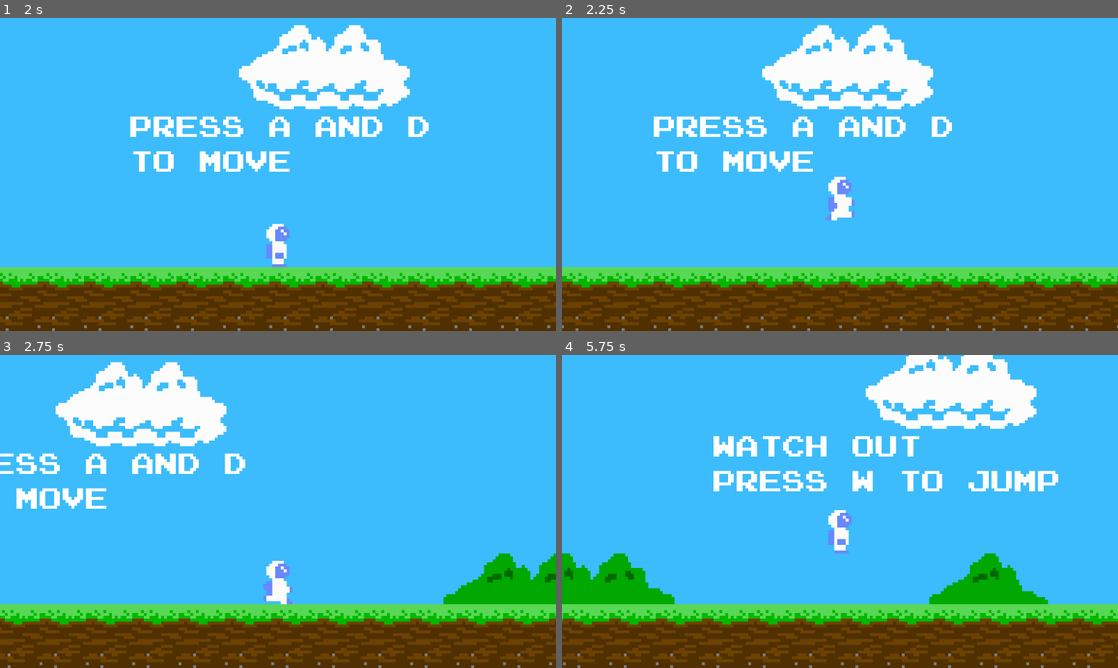
Above: before the commit, frames 1-4 (two rows, left to right).
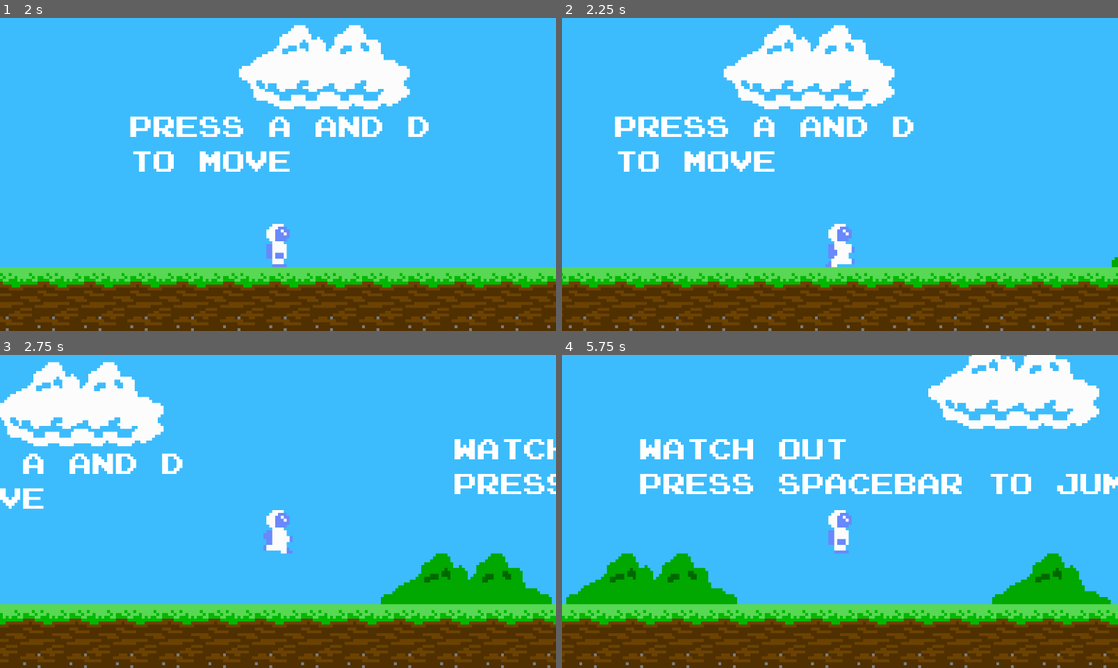
Above: after the commit, the same moments.

Repository: Dexter-Goater/game
Game: Godot game, scene res://main_menu.tscn
Two runs of this game, one before a commit and one after it. Both use one fixed random seed, a clock stepped at 60 frames per second and the inputs below.
Inputs (mouse positions are in pixels of both pictures, inside the frame that each line leads up to):
- Up to frame 1 (2 s): click "play" at 0.5 s; click (38, 64) at 1.25 s
- Up to frame 2 (2.25 s): tap A at 2 s; hold Right (ui_right) from 2.03 s (still down); tap W (dash, bound only after the commit) at 2.1 s
- Up to frame 3 (2.75 s): keep holding Right (ui_right); tap Enter (ui_accept) at 2.27 s
- Up to frame 4 (5.75 s): tap A every 0.75 s from 2.75 to 5 s; tap Space (dash, bound only before the commit) at 2.85, 4.35 s; tap Enter (ui_accept) at 3.02, 4.52, 5.27 s; release Right (ui_right) at 3.53 s; hold Left (ui_left) 3.53-4.28 s; tap W (dash, bound only after the commit) at 3.6, 5.1 s; hold Right (ui_right) from 4.28 s (still down)

Frame 1 is identical in both runs. In frame 2, 15% of the frame differs, in the area x 0-100%, y 2-100%; in frame 3, 21%; in frame 4, 24%, in the area x 0-100%, y 0-100%.

Commit message:
Made the shop Ui work changed keybinds

Diff:
--- a/game.tscn
+++ b/game.tscn
@@ -76,12 +76,12 @@
 [node name="Label2" type="Label" parent="text"]
 z_index = -10
 layout_mode = 0
-offset_left = 242.0
-offset_top = 53.0
-offset_right = 362.0
-offset_bottom = 74.0
+offset_left = 195.0
+offset_top = 54.0
+offset_right = 371.0
+offset_bottom = 75.0
 text = "watch out
-press w to jump"
+press spacebar to jump"
 
 [node name="Label3" type="Label" parent="text"]
 layout_mode = 0
@@ -89,7 +89,7 @@
 offset_top = 53.0
 offset_right = 604.0
 offset_bottom = 74.0
-text = "press Spacebar
+text = "press W
 to dash "
 
 [node name="Label4" type="Label" parent="text"]
--- a/project.godot
+++ b/project.godot
@@ -30,7 +30,7 @@
 "deadzone": 0.5,
 "events": [Object(InputEventKey,"resource_local_to_scene":false,"resource_name":"","device":0,"window_id":0,"alt_presse …(181 unchanged characters)…
 , Object(InputEventKey,"resource_local_to_scene":false,"resource_name":"","device":0,"window_id":0,"alt_pressed":false,"shift_pressed":false,"ctrl_pressed":false,"meta_pressed":false,"pressed":false,"keycode":4194310,"physical_keycode":0,"key_label":0,"unicode":0,"echo":false,"script":null)
-, Object(InputEventKey,"resource_local_to_scene":false,"resource_name":"","device":-1,"window_id":0,"alt_pressed":false,"shift_pressed":false,"ctrl_pressed":false,"meta_pressed":false,"pressed":false,"keycode":0,"physical_keycode":87,"key_label":0,"unicode":119,"echo":false,"script":null)
+, Object(InputEventKey,"resource_local_to_scene":false,"resource_name":"","device":-1,"window_id":0,"alt_pressed":false,"shift_pressed":false,"ctrl_pressed":false,"meta_pressed":false,"pressed":false,"keycode":0,"physical_keycode":32,"key_label":0,"unicode":32,"echo":false,"script":null)
 ]
 }
 ui_select={
@@ -69,7 +69,7 @@
 }
 dash={
 "deadzone": 0.5,
-"events": [Object(InputEventKey,"resource_local_to_scene":false,"resource_name":"","device":-1,"window_id":0,"alt_pressed":false,"shift_pressed":false,"ctrl_pressed":false,"meta_pressed":false,"pressed":false,"keycode":0,"physical_keycode":32,"key_label":0,"unicode":32,"echo":false,"script":null)
+"events": [Object(InputEventKey,"resource_local_to_scene":false,"resource_name":"","device":-1,"window_id":0,"alt_pressed":false,"shift_pressed":false,"ctrl_pressed":false,"meta_pressed":false,"pressed":false,"keycode":0,"physical_keycode":87,"key_label":0,"unicode":119,"echo":false,"script":null)
 ]
 }
 E={
--- a/scripts/global_var.gd
+++ b/scripts/global_var.gd
@@ -1,4 +1,7 @@
 extends Node
 
-var coin = 0
+var coin = 9
 var coin_1 = 0
+var gun_lvl = 1
+var O2_lvl = 1
+var jetpack_lvl = 1
--- /dev/null
+++ b/shop_ui.gd
@@ -0,0 +1,37 @@
+extends Sprite2D
+
+
+
+
+func _on_jetpack_buy_pressed():
+	if GlobalVar.coin > 0 and GlobalVar.jetpack_lvl < 3:
+		GlobalVar.jetpack_lvl += 1
+		GlobalVar.coin -= 1
+		if GlobalVar.jetpack_lvl == 1:
+			$Jetpack_icon.play('Lvl_1')
+		elif GlobalVar.jetpack_lvl == 2:
+			$Jetpack_icon.play('Lvl_2')
+		else:
+			$Jetpack_icon.play('Lvl_3')
+
+func _on_gun_buy_pressed():
+	if GlobalVar.coin > 0 and GlobalVar.gun_lvl < 3:
+		GlobalVar.gun_lvl += 1
+		GlobalVar.coin -= 1
+		if GlobalVar.gun_lvl == 1:
+			$Gun_icon.play('Lvl_1')
+		elif GlobalVar.gun_lvl == 2:
+			$Gun_icon.play('Lvl_2')
+		else:
+			$Gun_icon.play('Lvl_3')
+
+func _on_o_2_buy_pressed():
+	if GlobalVar.coin > 0 and GlobalVar.O2_lvl < 3:
+		GlobalVar.O2_lvl += 1
+		GlobalVar.coin -= 1
+		if GlobalVar.O2_lvl == 1:
+			$O2_icon.play('Lvl_1')
+		elif GlobalVar.O2_lvl == 2:
+			$O2_icon.play('Lvl_2')
+		else:
+			$O2_icon.play("Lvl_3")
--- a/shop_ui.tscn
+++ b/shop_ui.tscn
@@ -1,7 +1,8 @@
-[gd_scene load_steps=17 format=3 uid="uid://ccivh48p8we6y"]
+[gd_scene load_steps=18 format=3 uid="uid://ccivh48p8we6y"]
 
 [ext_resource type="Texture2D" uid="uid://gs838o4pfe1u" path="res://shop.png" id="1_815gd"]
 [ext_resource type="Texture2D" uid="uid://dg50pfqwo16rw" path="res://O2_icon.png" id="2_g8rmm"]
+[ext_resource type="Script" path="res://shop_ui.gd" id="2_lcova"]
 [ext_resource type="Texture2D" uid="uid://dek2xhv6y8tus" path="res://gun_icon.png" id="3_te3yi"]
 [ext_resource type="Texture2D" uid="uid://dyanq7uaj550r" path="res://jetpack_icon.png" id="4_40ioq"]
 
@@ -124,6 +125,7 @@
 
 [node name="shop_UI" type="Sprite2D"]
 texture = ExtResource("1_815gd")
+script = ExtResource("2_lcova")
 
 [node name="O2_icon" type="AnimatedSprite2D" parent="."]
 position = Vector2(15, -13)
@@ -139,3 +141,28 @@
 position = Vector2(-16, -13)
 sprite_frames = SubResource("SpriteFrames_r6lp2")
 animation = &"Lvl_1"
+
+[node name="jetpack_buy" type="Button" parent="."]
+offset_left = -29.0
+offset_top = -23.0
+offset_right = -3.0
+offset_bottom = -3.0
+flat = true
+
+[node name="O2_buy" type="Button" parent="."]
+offset_left = 3.0
+offset_top = -22.0
+offset_right = 29.0
+offset_bottom = -4.0
+flat = true
+
+[node name="gun_buy" type="Button" parent="."]
+offset_left = -29.0
+offset_top = 6.0
+offset_right = -3.0
+offset_bottom = 26.0
+flat = true
+
+[connection signal="pressed" from="jetpack_buy" to="." method="_on_jetpack_buy_pressed"]
+[connection signal="pressed" from="O2_buy" to="." method="_on_o_2_buy_pressed"]
+[connection signal="pressed" from="gun_buy" to="." method="_on_gun_buy_pressed"]
